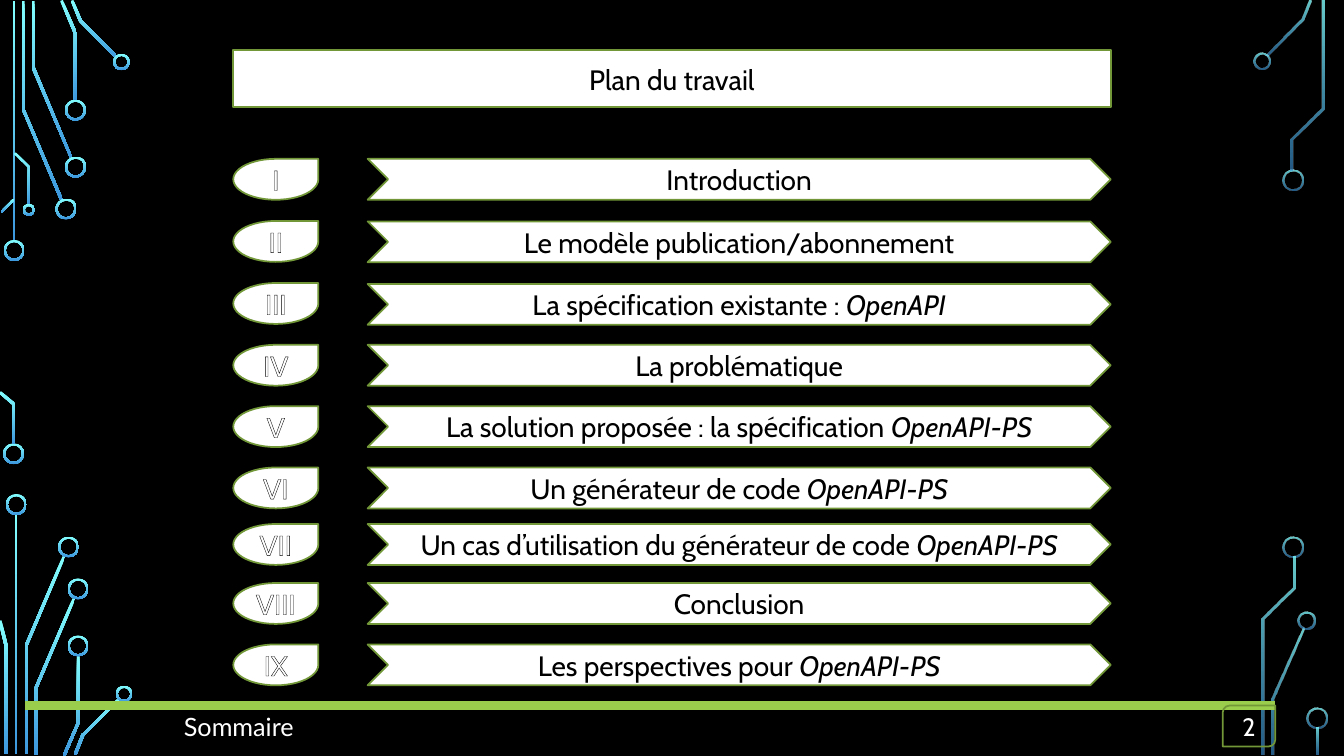
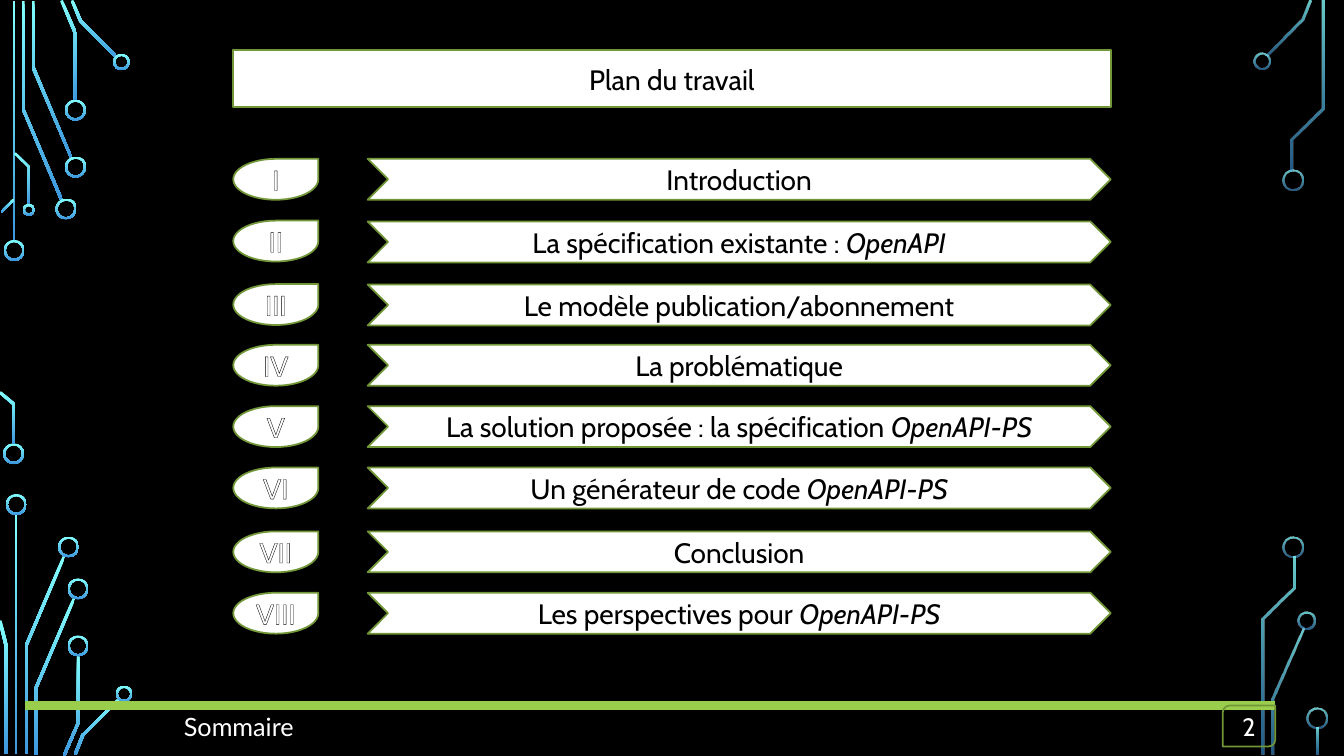
Before and after one commit to OA-Souleymane/MyGitHub-Files, a slide deck: slide 2 of Chapitres/mémoire/diapoMemoire.pptx. Drawn at 1344x756 pixels with LibreOffice and Linux fonts; fonts in the diff are those of the drawing; background and template pictures are left out. Boxes give left, top, right and bottom in pixels: in the first picture for what was removed or moved away, otherwise in the second. Text is boxed around its words. In the diff, an @@ line names an element or a change of style, - is before the commit and + after.

```diff
--- a/Chapitres/mémoire/diapoMemoire.pptx
+++ b/Chapitres/mémoire/diapoMemoire.pptx
@@ chevron "La spécification existante : OpenAPI": place and size @@
-chevron "La spécification existante : OpenAPI" at [368, 284, 1111, 326]
+chevron "La spécification existante : OpenAPI" at [368, 222, 1111, 263]
@@ chevron "Le modèle publication/abonnement": place and size @@
-chevron "Le modèle publication/abonnement" at [368, 222, 1111, 263]
+chevron "Le modèle publication/abonnement" at [368, 284, 1111, 326]
@@ teardrop "VII": place and size @@
-teardrop "VII" at [233, 524, 318, 566]
+teardrop "VII" at [233, 531, 318, 573]
@@ chevron "Conclusion": place and size @@
-chevron "Conclusion" at [368, 583, 1111, 624]
+chevron "Conclusion" at [368, 531, 1111, 573]
@@ chevron removed at [368, 524, 1111, 566] @@
-Un cas d’utilisation du générateur de code OpenAPI-PS
@@ teardrop "VIII": place and size @@
-teardrop "VIII" at [233, 583, 318, 624]
+teardrop "VIII" at [233, 593, 318, 634]
@@ chevron "Les perspectives pour OpenAPI-PS": place and size @@
-chevron "Les perspectives pour OpenAPI-PS" at [368, 644, 1111, 686]
+chevron "Les perspectives pour OpenAPI-PS" at [368, 593, 1111, 634]
@@ teardrop removed at [233, 644, 318, 686] @@
-IX
```
Also in this commit, not shown: 11 other slides changed, 1 slide removed, 7 other files.
